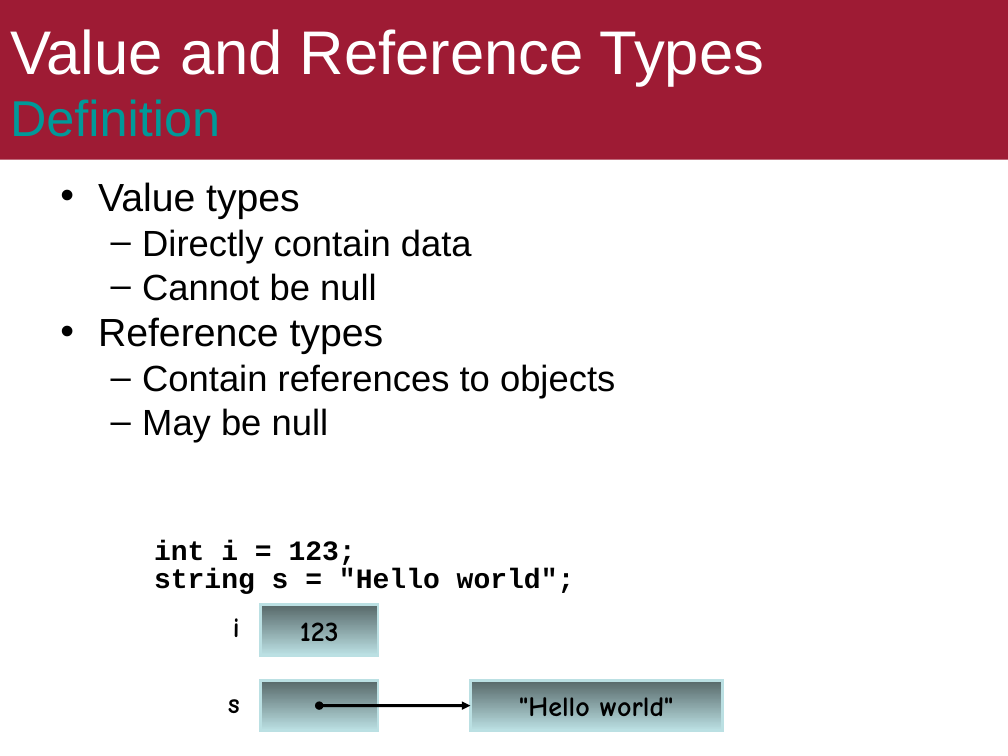
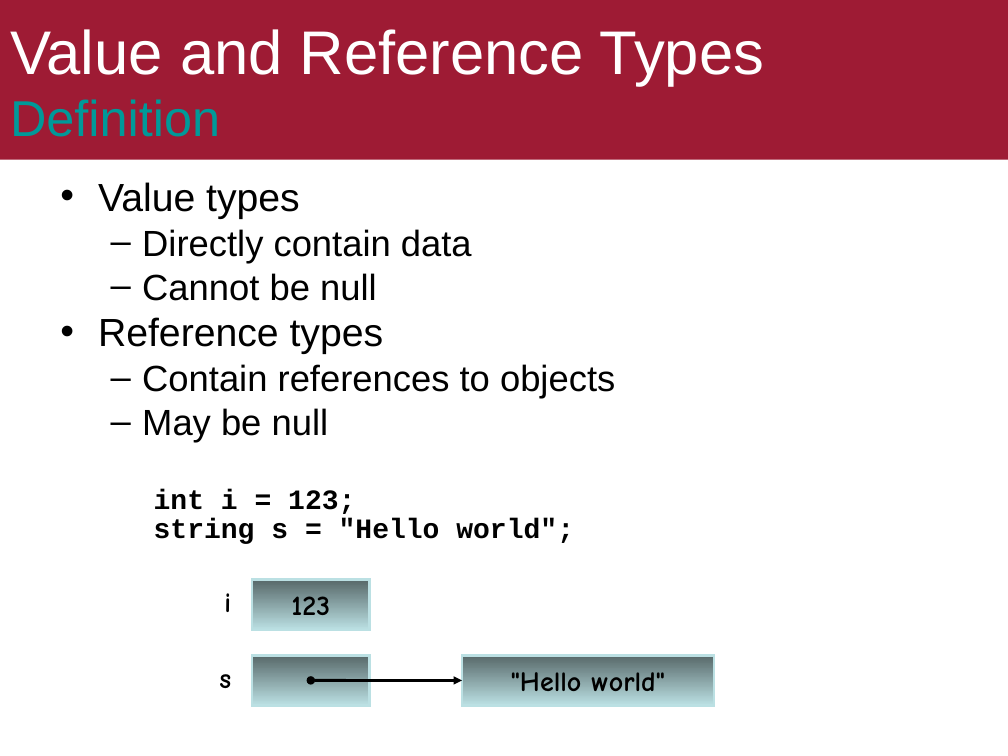
Before and after one commit to ekof-dss/teaching-samples-2021-22, a slide deck: slide 9 of presentations/01-c-sharp-procedural.ppt. Drawn at 1008x756 pixels with LibreOffice and Linux fonts; fonts in the diff are those of the drawing. Boxes give left, top, right and bottom in pixels: in the first picture for what was removed or moved away, otherwise in the second. Text is boxed around its words. In the diff, an @@ line names an element or a change of style, - is before the commit and + after.

```diff
--- a/presentations/01-c-sharp-procedural.ppt
+++ b/presentations/01-c-sharp-procedural.ppt
@@ text "int i = 123;" moved from (x1=154, y1=540, x2=575, y2=594) to (x1=154, y1=489, x2=574, y2=544) @@
@@ 3 rectangles, 2 texts, 1 double arrow moved together from (x1=228, y1=605, x2=723, y2=731) to (x1=219, y1=580, x2=714, y2=706) @@
```
Also in this commit, not shown: 2 other slides changed, 17 other files.
